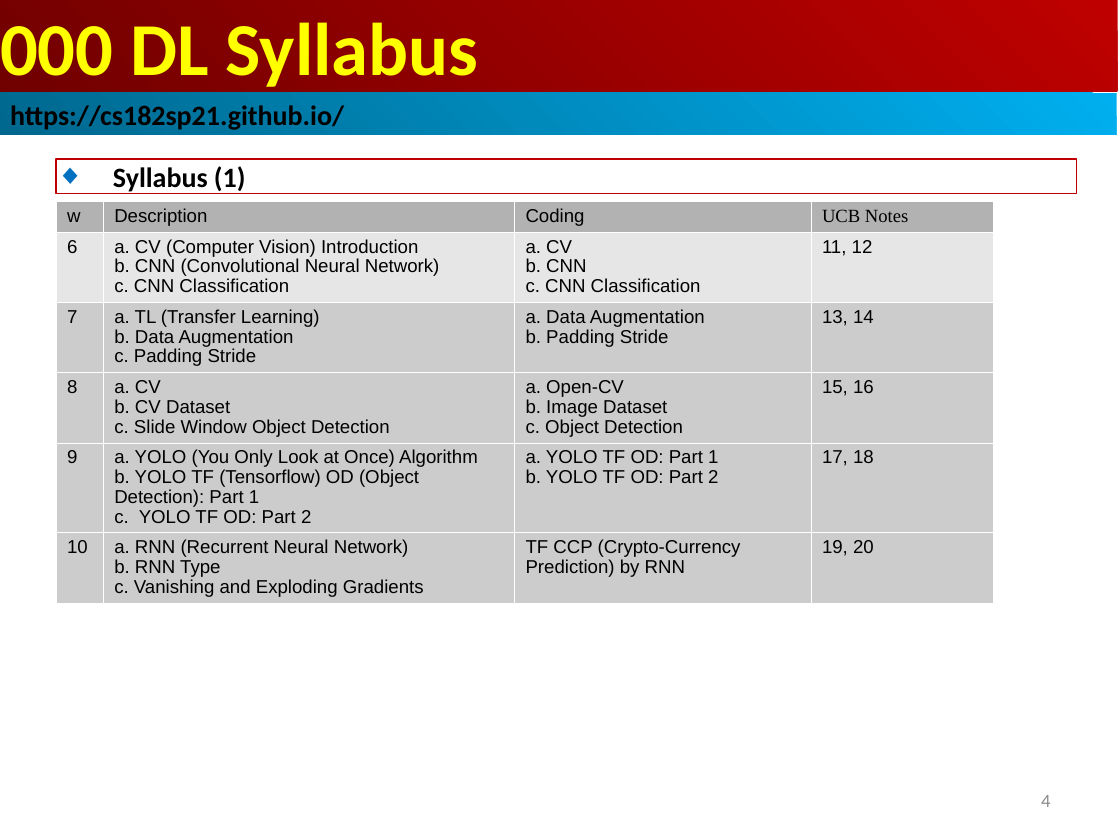
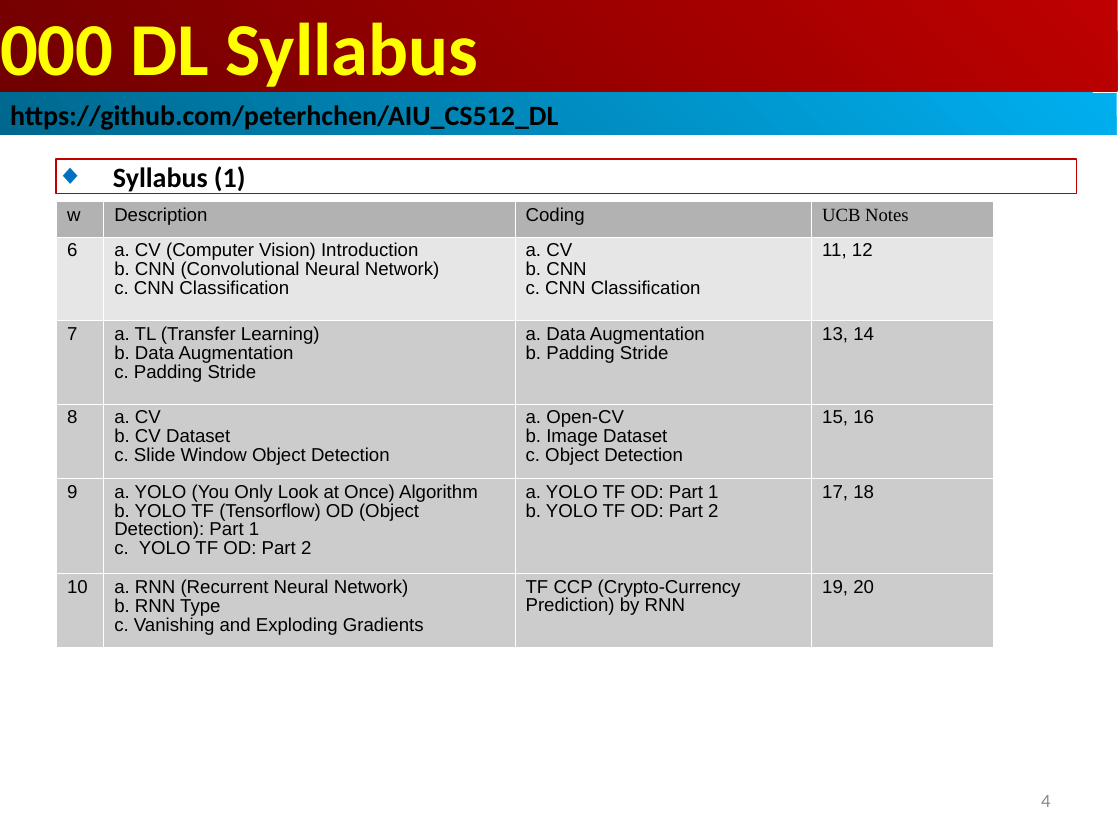
Before and after one commit to peterhchen/AIU_CS512_DL, a slide deck: slide 4 of 000_DL_Syllabus/000_DL_Syllabus.ppt. Drawn at 1120x840 pixels with LibreOffice and Linux fonts; fonts in the diff are those of the drawing. Boxes give left, top, right and bottom in pixels: in the first picture for what was removed or moved away, otherwise in the second. Text is boxed around its words. In the diff, an @@ line names an element or a change of style, - is before the commit and + after.

```diff
--- a/000_DL_Syllabus/000_DL_Syllabus.ppt
+++ b/000_DL_Syllabus/000_DL_Syllabus.ppt
@@ text in rectangle at bbox=[10, 105, 558, 130]: text changed @@
-https://cs182sp21.github.io/
+https://github.com/peterhchen/AIU_CS512_DL
@@ table at bbox=[56, 202, 992, 647] @@
@@ line spacing 0.93 to 0.87 @@
@@ line spacing 0.93 to 0.86 @@
```
Also in this commit, not shown: 3 other slides changed.
